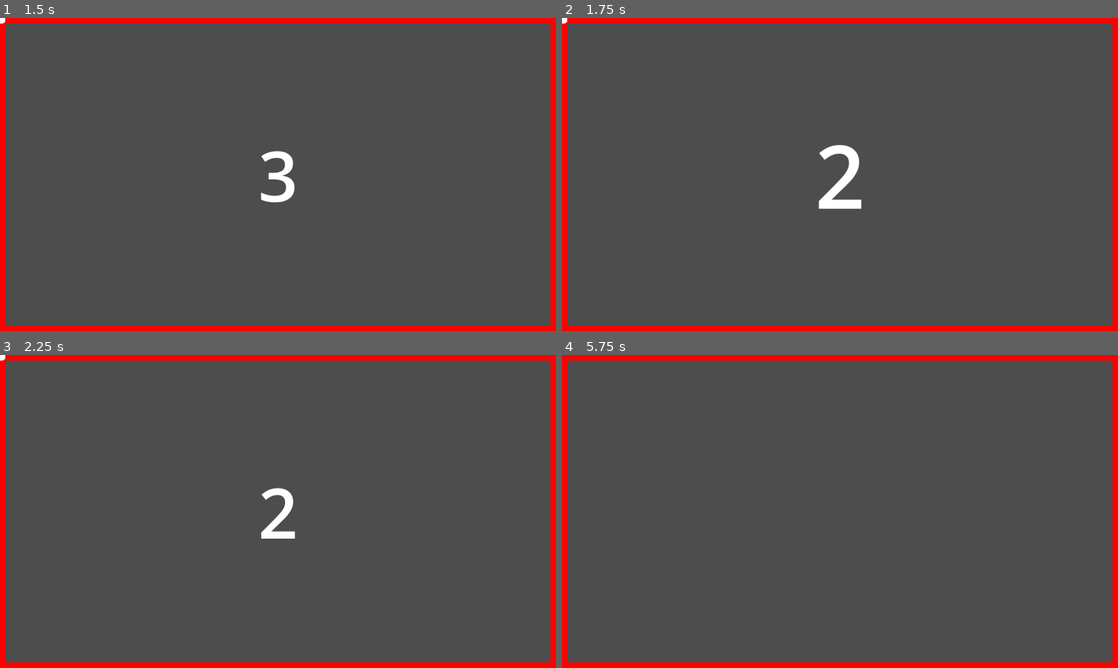
Above: before the commit, frames 1-4 (two rows, left to right).
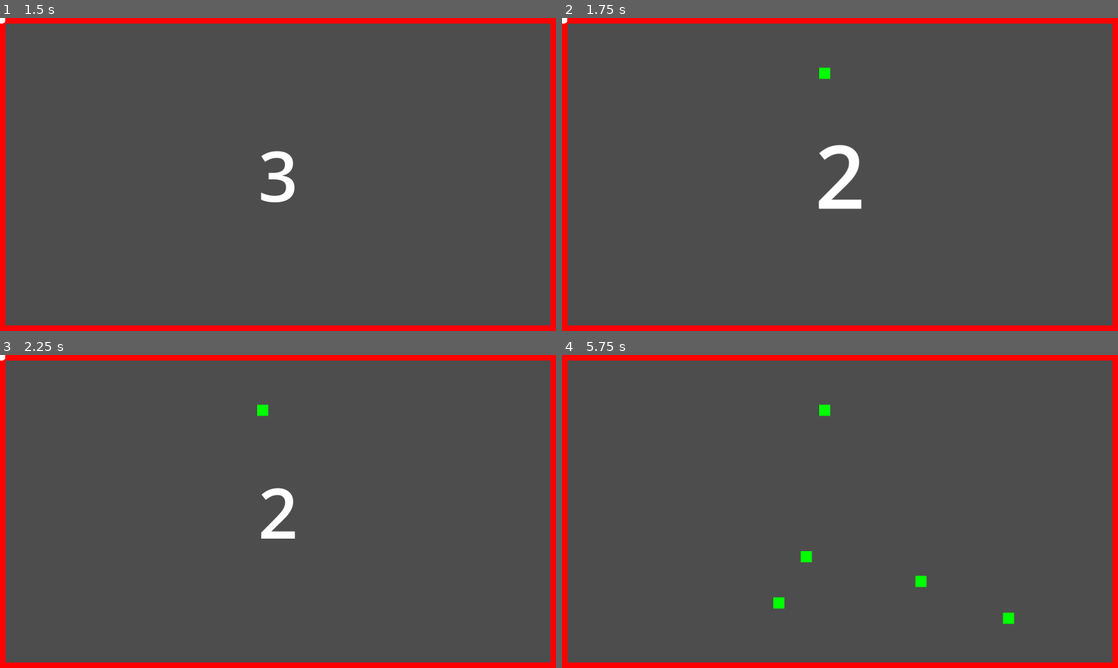
Above: after the commit, the same moments.

Repository: Ozymandias1/godot_snake_game
Game: Godot game, scene res://Scenes/Templates/game_level.tscn
Same seed, same stepped clock (60 frames per second), same inputs: the game is played once before the commit and once after it. This scene is started directly instead of the project's main scene.
Inputs (mouse positions are in pixels of both pictures, inside the frame that each line leads up to):
- Up to frame 1 (1.5 s): click "Start Game" at 0.5 s; tap Enter at 1.25 s; move the mouse to (400, 158) at 1.27 s; hold D (Steer Right) from 1.28 s (still down); tap T (TestKey) at 1.35 s; click (400, 158) at 1.42 s
- Up to frame 2 (1.75 s): keep holding D (Steer Right)
- Up to frame 3 (2.25 s): move the mouse to (166, 527) at 2.02 s; release D (Steer Right) at 2.03 s; hold A (Steer Left) from 2.03 s (still down); tap T (TestKey) at 2.1 s
- Up to frame 4 (5.75 s): move the mouse to (895, 442) at 2.77 s; release A (Steer Left) at 2.78 s; hold D (Steer Right) 2.78-4.28 s; tap T (TestKey) every 0.75 s from 2.85 to 5.1 s; tap Space at 3.5 s; move the mouse to (812, 574) at 3.52 s; click (812, 574) at 3.67 s; move the mouse to (1006, 558) at 4.27 s; hold A (Steer Left) from 4.28 s (still down); tap Enter at 5 s; move the mouse to (673, 464) at 5.02 s

Frame 1 is identical in both runs. In frame 2, less than 0.1% of the frame differs, in the area x 46-49%, y 15-20%; in frame 3, less than 0.1%; in frame 4, 0.4%, in the area x 38-82%, y 15-86%.
Error in both runs: Invalid access to property or key 'name' on a base object of type 'Dictionary'. (res://Scripts/Player.gd:31)

Commit message:
게임시작시 음식 아이템 스폰 처리

Diff:
--- a/Scenes/Templates/game_level.tscn
+++ b/Scenes/Templates/game_level.tscn
@@ -1,8 +1,9 @@
-[gd_scene load_steps=5 format=3 uid="uid://drk5f5ngmiwx5"]
+[gd_scene load_steps=6 format=3 uid="uid://drk5f5ngmiwx5"]
 
 [ext_resource type="Script" path="res://Scripts/GameLevel.gd" id="1_crwjw"]
 [ext_resource type="PackedScene" uid="uid://ie288gw0t40c" path="res://Scenes/Templates/screen_boundary.tscn" id="2_7atmv"]
 [ext_resource type="Script" path="res://Scripts/PlayerSpawner.gd" id="3_7togj"]
+[ext_resource type="Script" path="res://Scripts/FoodSpawner.gd" id="4_x5dai"]
 
 [sub_resource type="SceneReplicationConfig" id="SceneReplicationConfig_2gsxc"]
 properties/0/path = NodePath("LabelTimerRoot/LabelTimer:text")
@@ -43,6 +44,16 @@
 _spawnable_scenes = PackedStringArray("res://Scenes/Templates/player.tscn")
 spawn_path = NodePath("../Players")
 script = ExtResource("3_7togj")
+
+[node name="Foods" type="Node" parent="."]
+
+[node name="FoodSpawner" type="MultiplayerSpawner" parent="."]
+_spawnable_scenes = PackedStringArray("res://Scenes/Templates/food_item.tscn")
+spawn_path = NodePath("../Foods")
+spawn_limit = 10
+script = ExtResource("4_x5dai")
+
+[node name="Timer" type="Timer" parent="FoodSpawner"]
 
 [node name="UI" type="Control" parent="."]
 layout_mode = 3
@@ -92,5 +103,6 @@
 text = "3"
 horizontal_alignment = 1
 
+[connection signal="timeout" from="FoodSpawner/Timer" to="FoodSpawner" method="_on_timer_timeout"]
 [connection signal="pressed" from="UI/BtnStartGame" to="." method="_on_btn_start_game_pressed"]
 [connection signal="timeout" from="UI/StartGameTimer" to="." method="_on_start_game_timer_timeout"]
--- /dev/null
+++ b/Scripts/FoodSpawner.gd
@@ -0,0 +1,31 @@
+# FoodSpawner.gd
+extends MultiplayerSpawner
+
+const FOOD_ITEM_TEMPLATE = preload("res://Scenes/Templates/food_item.tscn")
+@onready var foods_root: Node = $"../Foods"
+
+var spawn_counter: int = 0
+
+# 시작
+func _ready() -> void:
+	self.spawn_function = self._spawn_food
+
+# 음식 스폰
+func _spawn_food(_spawn_data: Dictionary) -> Node:
+
+	var food = FOOD_ITEM_TEMPLATE.instantiate()
+	food.name = "Food_" + str(spawn_counter)
+
+	# 위치지정, 화면 가장자리에 너무 가까이에 생성되지 않도록 하기 위하여 공간여유를 좀 두고 생성한다
+	var viewport_size: Vector2 = get_viewport().size
+	food.global_position.x = randf_range(128.0, viewport_size.x - 128.0)
+	food.global_position.y = randf_range(128.0, viewport_size.y - 128.0)
+
+	spawn_counter += 1
+	return food
+
+# 음식 생성 타이머
+func _on_timer_timeout() -> void:
+	if multiplayer.is_server():
+		if foods_root.get_child_count() < 10:
+			self.spawn({})
--- a/Scripts/GameLevel.gd
+++ b/Scripts/GameLevel.gd
@@ -7,6 +7,7 @@
 @onready var label_timer_root: Node2D = $UI/LabelTimerRoot
 @onready var label_timer: Label = $UI/LabelTimerRoot/LabelTimer
 @onready var start_game_timer: Timer = $UI/StartGameTimer
+@onready var food_spawn_timer: Timer = $FoodSpawner/Timer
 
 var start_game_remain_time: int = 4
 var remain_time_tween: Tween = null
@@ -42,6 +43,7 @@
 
 # 게임 시작 버튼
 func _on_btn_start_game_pressed() -> void:
+	self.food_spawn_timer.start()
 	self.btn_start_game.hide()
 	self.start_game_timer.start()
 	self._on_start_game_timer_timeout()
